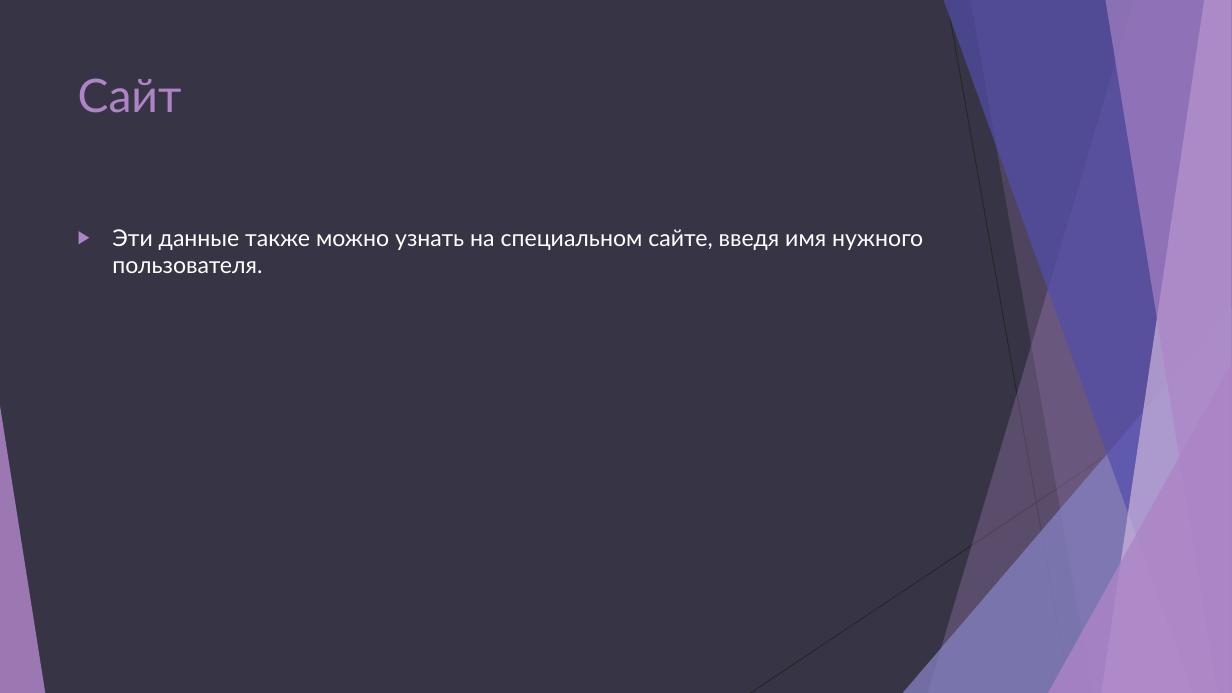
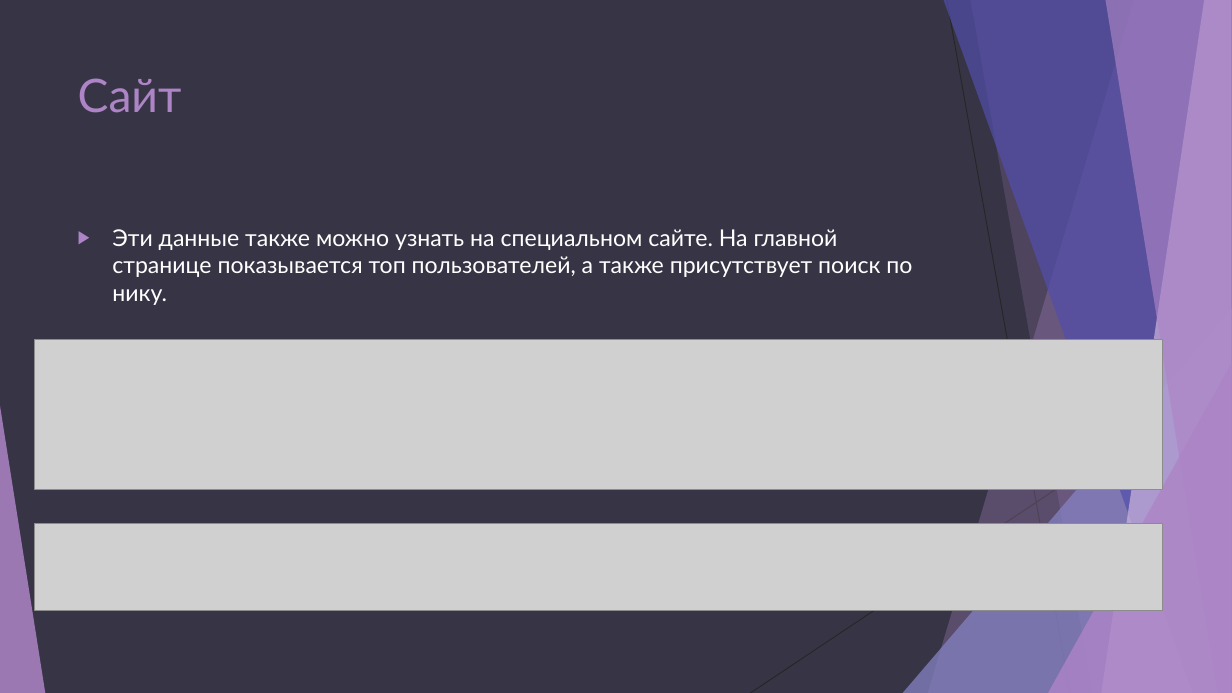
Before and after one commit to Taratin478478/DiscordBot, a slide deck: slide 5 of Discord Bot.pptx. Drawn at 1232x693 pixels with LibreOffice and Linux fonts; fonts in the diff are those of the drawing; grey boxes stand for pictures. Boxes give left, top, right and bottom in pixels: in the first picture for what was removed or moved away, otherwise in the second. Text is boxed around its words. In the diff, an @@ line names an element or a change of style, - is before the commit and + after.

```diff
--- a/Discord Bot.pptx
+++ b/Discord Bot.pptx
@@ text at [112,229,912,305]: text changed @@
-▶ Эти данные также можно узнать на специальном сайте, введя имя нужного пользователя.
+▶ Эти данные также можно узнать на специальном сайте. На главной странице показывается топ пользователей, а также присутствует поиск по нику.
@@ picture added at [35,339,1163,490] @@
@@ picture added at [35,523,1163,610] @@
```
Also in this commit, not shown: 3 other slides changed, 2 other files.
